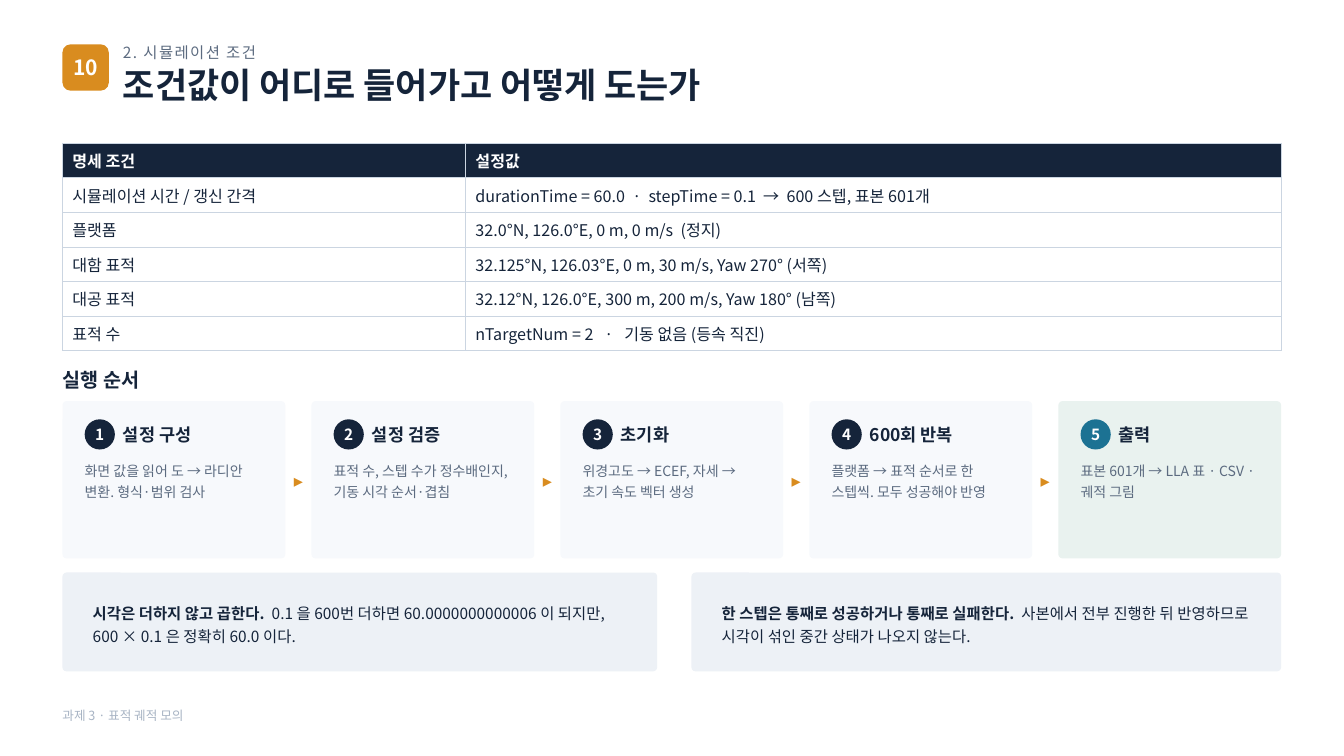
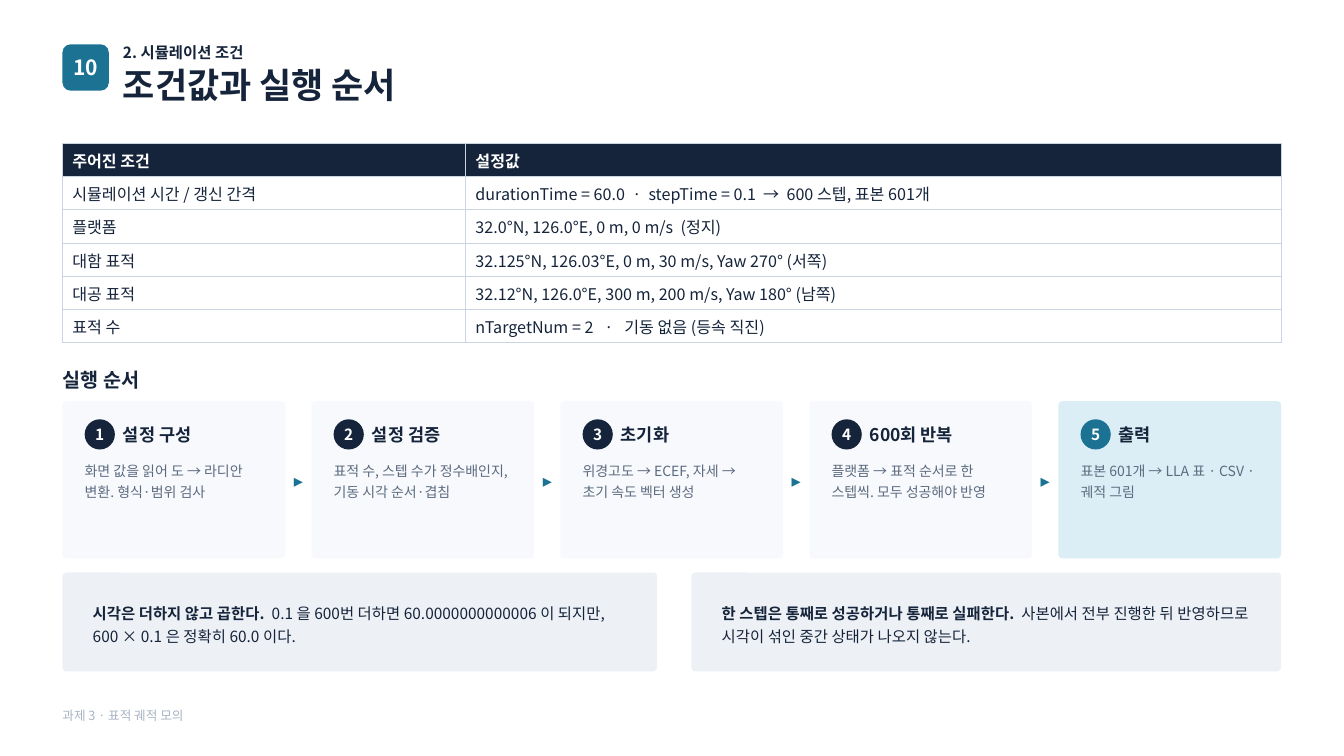
Before and after one commit to harley-hwan/radar-sw-study, a slide deck: slide 12 of Part3_TargetSim/ref/과제3_구현방법_시뮬레이션조건.pptx (slide 11 before the commit). Drawn at 1344x756 pixels with LibreOffice and Linux fonts; fonts in the diff are those of the drawing. Boxes give left, top, right and bottom in pixels: in the first picture for what was removed or moved away, otherwise in the second. Text is boxed around its words. In the diff, an @@ line names an element or a change of style, - is before the commit and + after.

```diff
--- a/Part3_TargetSim/ref/과제3_구현방법_시뮬레이션조건.pptx
+++ b/Part3_TargetSim/ref/과제3_구현방법_시뮬레이션조건.pptx
@@ rounded rectangle at bbox=[63, 44, 109, 91]: fill #D98C1F to #1C7293 @@
@@ text "2. 시뮬레이션 조건" at bbox=[123, 45, 243, 60]: text colour #5C6B80 to #15243A, letter spacing 1 to 0 pt, bold on @@
@@ text at bbox=[123, 68, 396, 101]: text changed @@
-조건값이 어디로 들어가고 어떻게 도는가
+조건값과 실행 순서
@@ table at bbox=[63, 143, 1281, 341] @@
-row 1, column 1: 명세 조건
+row 1, column 1: 주어진 조건
@@ text colour #D98C1F to #1C7293 in 4 elements at bbox=[285, 401, 312, 559], bbox=[534, 401, 561, 559], bbox=[783, 401, 810, 559], bbox=[1032, 401, 1059, 559] @@
```
Also in this commit, not shown: 12 other slides changed, 4 slides added, 43 other files.
